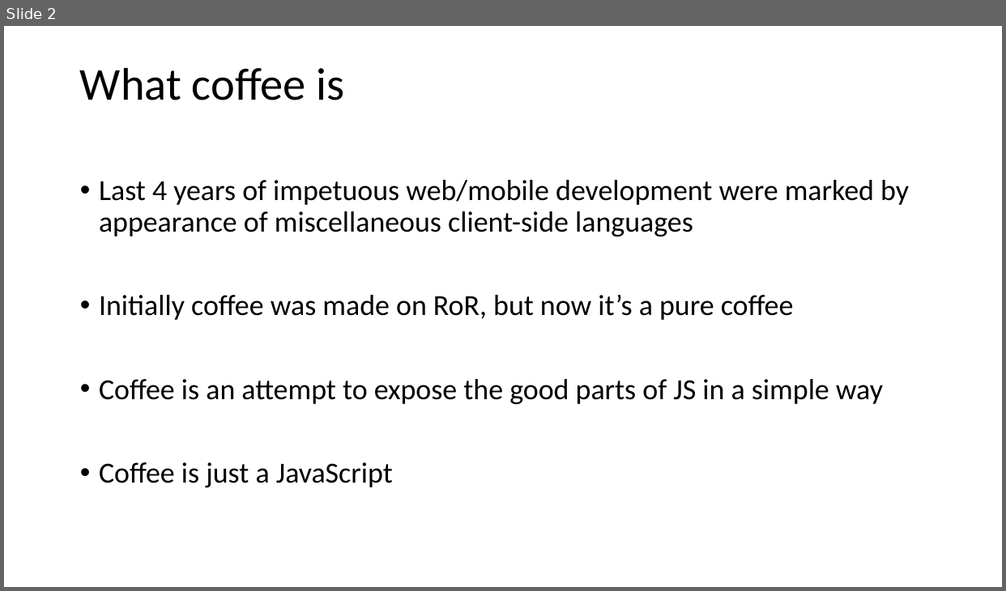
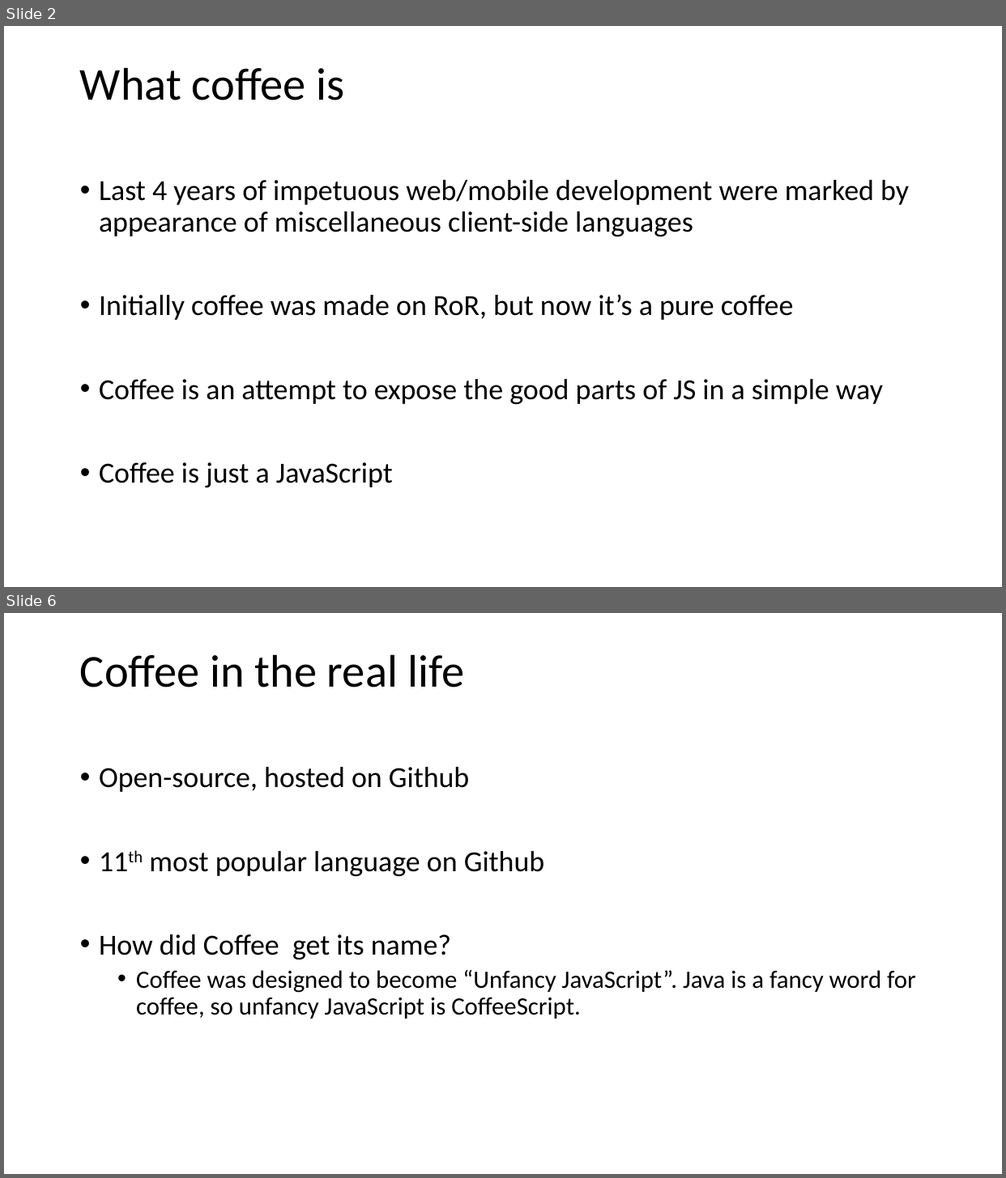
Before and after one commit to vba/presentations, a slide deck: coffeescript/coffeescript.pptx. Shown one above the other, each under a label of ours: slide 2 before the commit, slides 2 and 6 after it; the slides between them are not shown. The pictures are 1006x591 and 1006x1178 pixels, drawn with LibreOffice and Linux fonts; fonts in the diff are those of the drawing. Boxes give left, top, right and bottom in pixels: in the first picture for what was removed or moved away, otherwise in the second. Text is boxed around its words. In the diff, an @@ line names an element or a change of style, - is before the commit and + after.

Commit message:
[coffee] Finalizing a presentation file

```diff
--- a/coffeescript/coffeescript.pptx
+++ b/coffeescript/coffeescript.pptx
@@ slide 6 added at bbox=[4, 613, 1002, 1174], background #FFFFFF @@
@@ title added at bbox=[80, 654, 465, 688], 44 pt, text #000000 @@
+Coffee in the real life
@@ text added at bbox=[99, 767, 916, 1019], 24 pt, text #000000 @@
+• Open-source, hosted on Github
+• 11th most popular language on Github
+• How did Coffee get its name?
+  • Coffee was designed to become “Unfancy JavaScript”. Java is a fancy word for coffee, so unfancy JavaScript is CoffeeScript.
```
Also in this commit, not shown: 1 slide changed, 8 other slides added, 1 slide removed.
